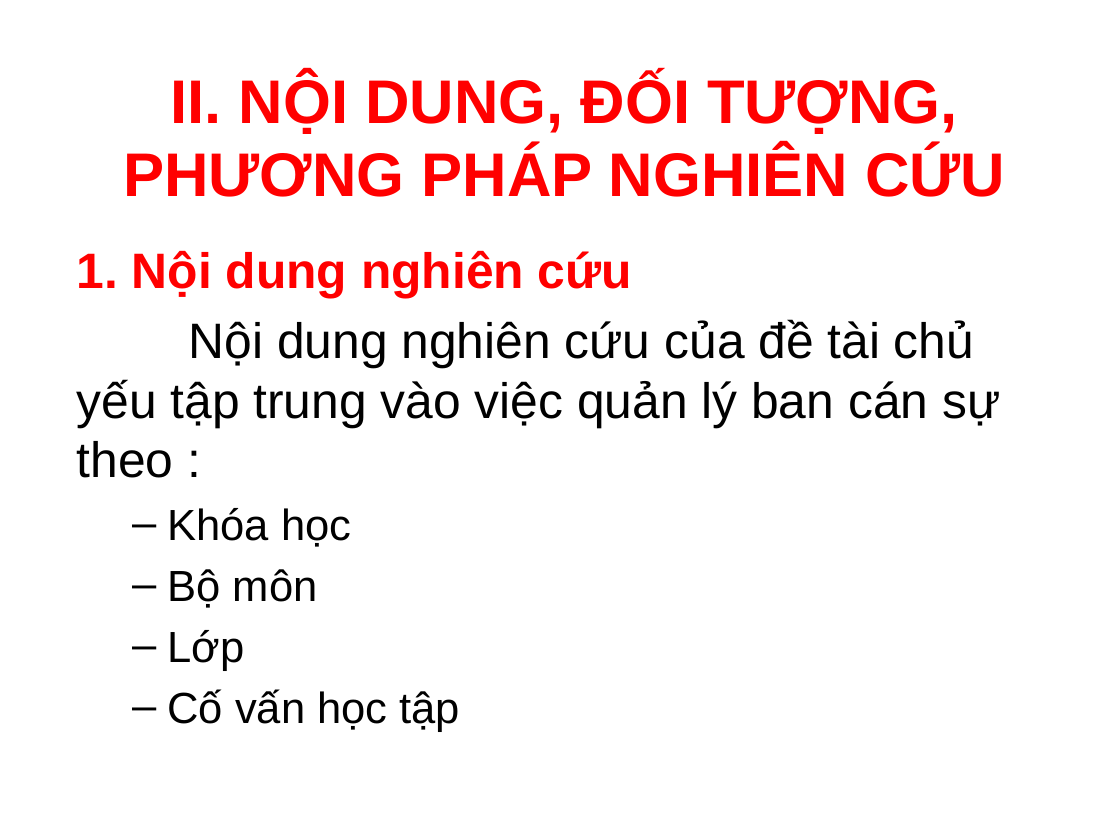
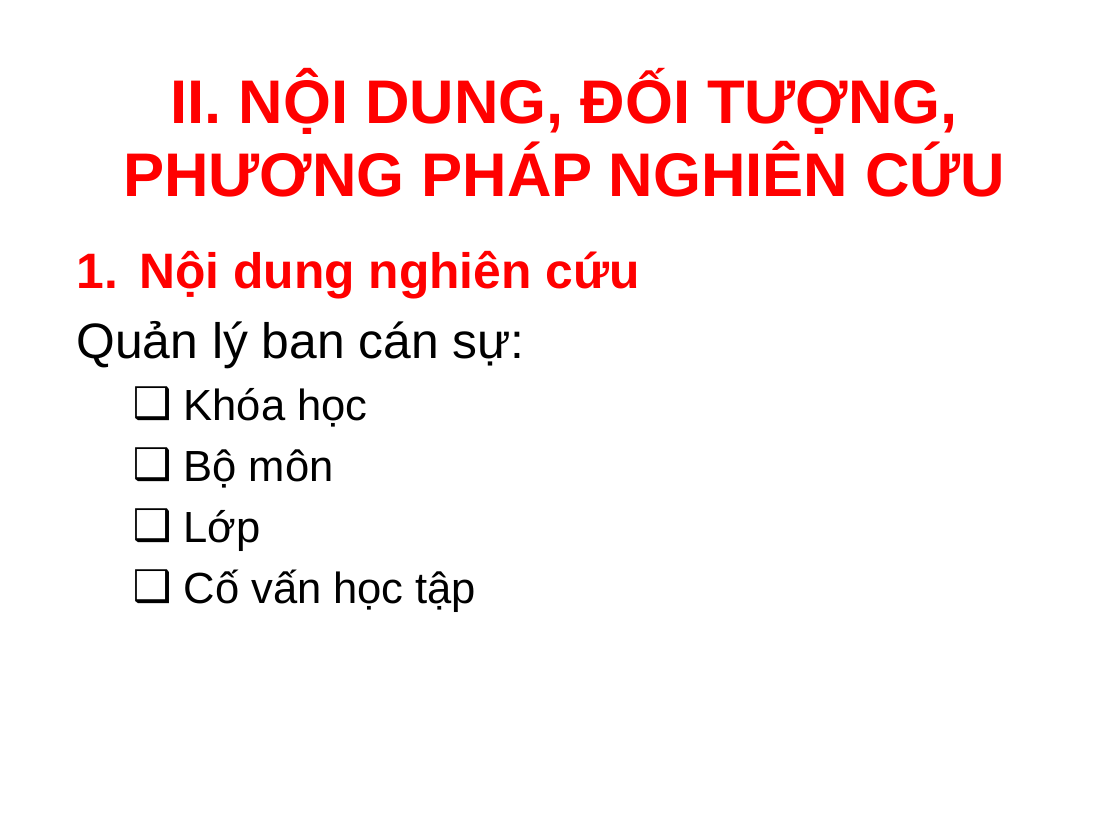
Before and after one commit to MTeeIT/Do_An_MH, a slide deck: slide 4 of bao cao/Slide Bao Cao.pptx. Drawn at 1120x840 pixels with LibreOffice and Linux fonts; fonts in the diff are those of the drawing; background and template pictures are left out. Boxes give left, top, right and bottom in pixels: in the first picture for what was removed or moved away, otherwise in the second. Text is boxed around its words. In the diff, an @@ line names an element or a change of style, - is before the commit and + after.

```diff
--- a/bao cao/Slide Bao Cao.pptx
+++ b/bao cao/Slide Bao Cao.pptx
@@ text at box(77, 250, 640, 368): text changed; text colour #000000 to #FF0000; bold on @@
-1. Nội dung nghiên cứu
-Nội dung nghiên cứu của đề tài chủ yếu tập trung vào việc quản lý ban cán sự theo :
+1. Nội dung nghiên cứu
+Quản lý ban cán sự:
@@ text at box(184, 388, 477, 612): bullet – to ❑ @@
```
Also in this commit, not shown: 3 other slides changed, 3 slides added, 1 slide removed, 2 other files.
